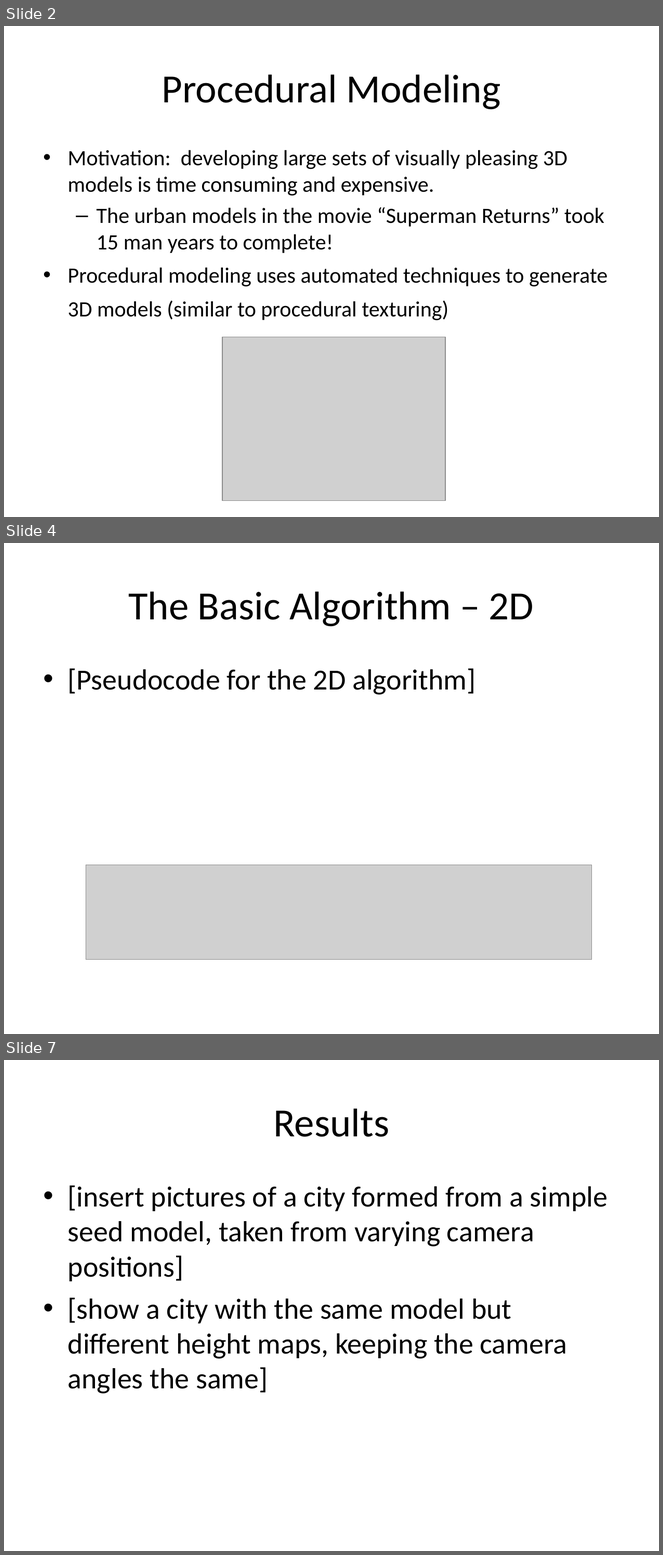
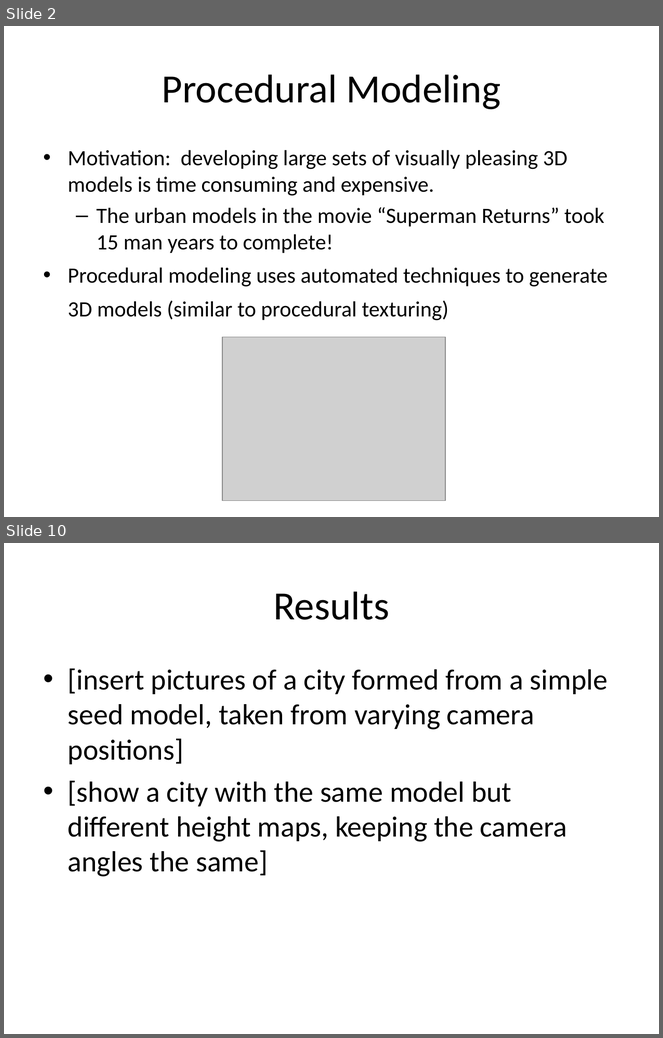
Before and after one commit to reinebold/cs580CMS, a slide deck: Documents/Creating a Procedural City.ppt. Shown one above the other, each under a label of ours: slides 2, 4 and 7 before the commit, slides 2 and 10 after it; the slides between them are not shown. The pictures are 663x1555 and 663x1038 pixels, drawn with LibreOffice and Linux fonts; fonts in the diff are those of the drawing; grey boxes stand for pictures. Boxes give left, top, right and bottom in pixels: in the first picture for what was removed or moved away, otherwise in the second. Text is boxed around its words. In the diff, an @@ line names an element or a change of style, - is before the commit and + after.

```diff
--- a/Documents/Creating a Procedural City.ppt
+++ b/Documents/Creating a Procedural City.ppt
@@ slide 4 removed at box(4, 543, 659, 1034), background #FFFFFF @@
@@ title removed at box(128, 591, 534, 627) @@
-The Basic Algorithm – 2D
@@ text removed at box(68, 668, 476, 695) @@
-• [Pseudocode for the 2D algorithm]
@@ picture removed at box(86, 865, 592, 960) @@
@@ what was slide 7 is now slide 10 @@
```
Also in this commit, not shown: 2 slides changed, 8 slides added, 2 other slides removed, 3 other files.
